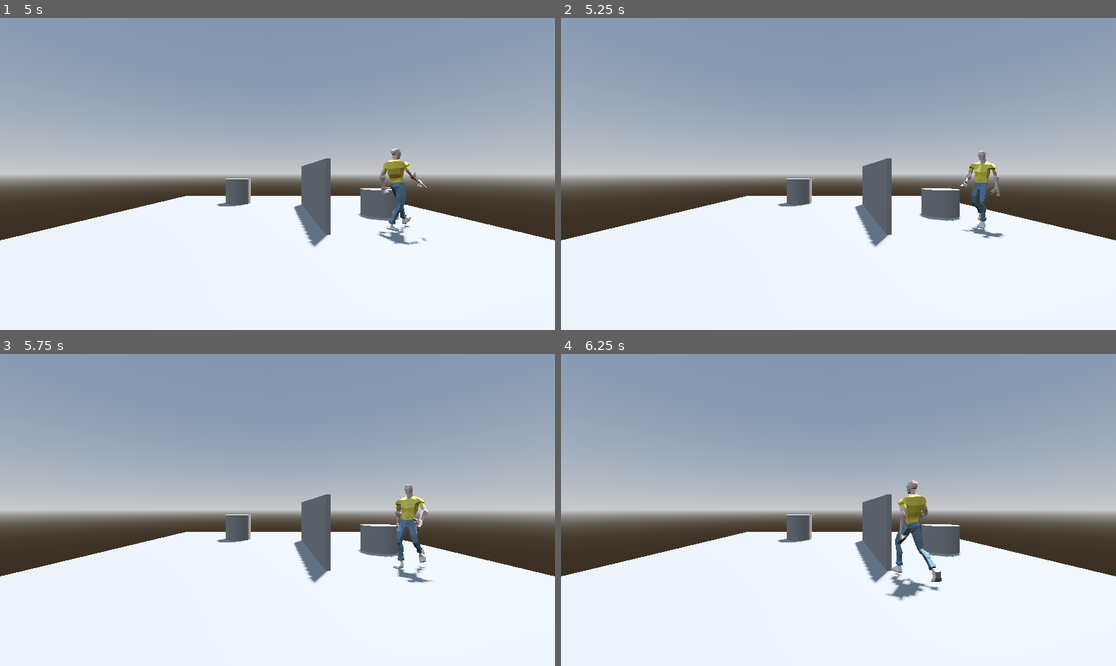
Above: before the commit, frames 1-4 (two rows, left to right).
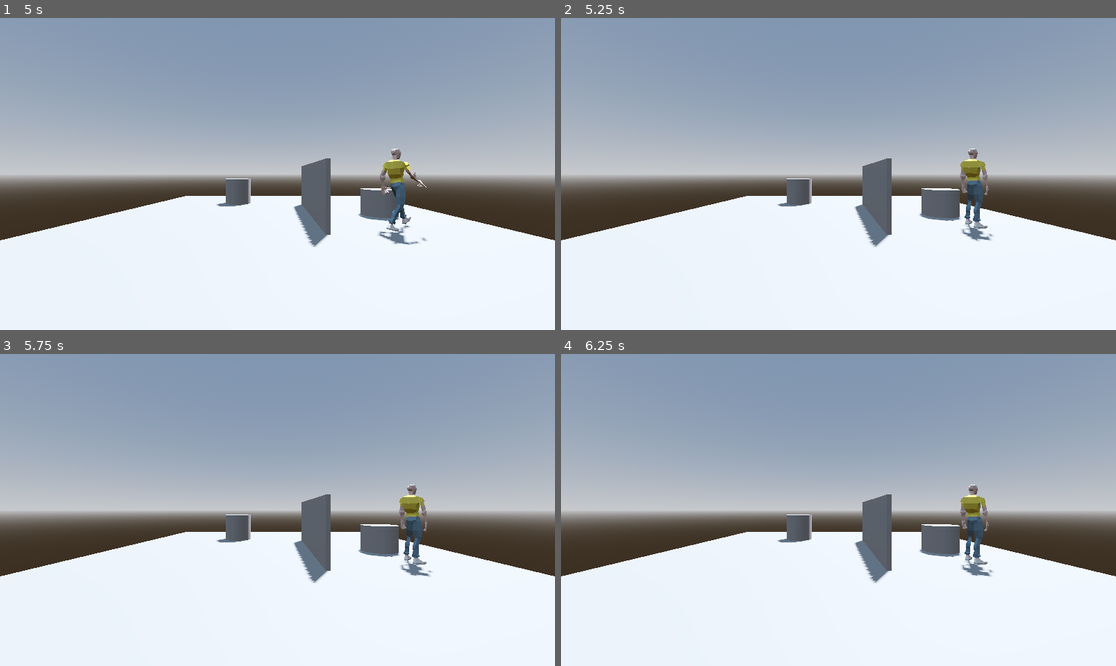
Above: after the commit, the same moments.

Repository: walterpalladino/godot-ai
Game: Godot game, scene res://scenes/navigation_001.tscn
Same seed, same stepped clock (60 frames per second), same inputs: the game is played once before the commit and once after it.
Inputs (mouse positions are in pixels of both pictures, inside the frame that each line leads up to):
- Up to frame 1 (5 s): tap Enter (ui_accept) at 0.5, 0.77, 1.25, 1.52, 2, 3.02, 3.77, 4.52 s; move the mouse to (399, 158) at 0.52 s; hold Right (ui_right) 0.53-1.28 s; click (399, 158) at 0.67 s; move the mouse to (166, 189) at 1.27 s; hold Down (ui_down) 1.28-2.03 s; click (166, 189) at 1.42 s; move the mouse to (333, 105) at 2.02 s; hold Right (ui_right) 2.03-2.78 s; click (333, 105) at 2.17 s; move the mouse to (249, 236) at 2.77 s; hold Up (ui_up) 2.78-3.53 s; click (249, 236) at 2.92 s; move the mouse to (444, 220) at 3.52 s; hold Left (ui_left) from 3.53 s (still down); click (444, 220) at 3.67 s; move the mouse to (111, 127) at 4.27 s; click (111, 127) at 4.42 s
- Up to frame 2 (5.25 s): move the mouse to (866, 174) at 5.02 s; release Left (ui_left) at 5.03 s; hold Down (ui_down) from 5.03 s (still down); click (866, 174) at 5.17 s
- Up to frame 3 (5.75 s): keep holding Down (ui_down)
- Up to frame 4 (6.25 s): move the mouse to (755, 432) at 5.77 s; release Down (ui_down) at 5.78 s; hold Right (ui_right) from 5.78 s (still down); click (755, 432) at 5.92 s; tap Enter (ui_accept) at 6.02 s

Frame 1 is identical in both runs. In frame 2, 1.1% of the frame differs, in the area x 71-80%, y 41-72%; in frame 3, 1.1%; in frame 4, 2.1%, in the area x 58-78%, y 40-80%.

Commit message:
Update character.gd
Some cleaning and logic revision

Diff:
--- a/scripts/character.gd
+++ b/scripts/character.gd
@@ -50,7 +50,7 @@
 # Called every frame. 'delta' is the elapsed time since the previous frame.
 func _process(delta):
 
-	if(navigation_agent.is_navigation_finished()):
+	if(navigation_agent.is_navigation_finished() || !navigation_agent.is_target_reachable()):
 		velocity = Vector3.ZERO
 	else:
 		move_to_point(delta, Speed)
@@ -102,13 +102,11 @@
 
 	var result = space.intersect_ray(ray_query)
 
-	#print(result)
-	#print(result.collider.name)
-
 	if result:
 		return result.position
 	else:
 		return null
+
 
 # Update animations
 func update_animations():
